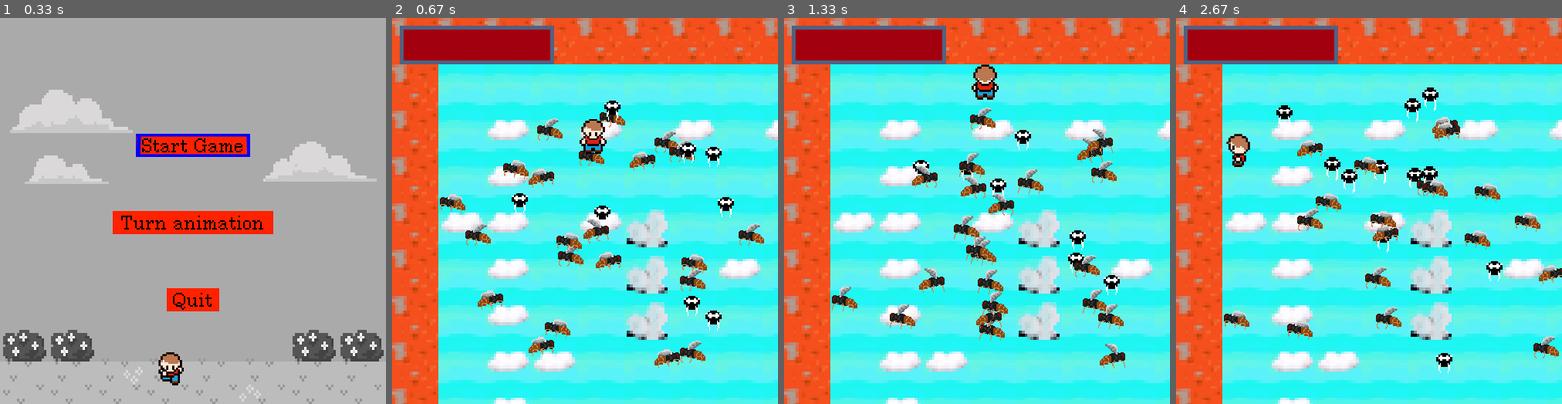
Above: before the commit, frames 1-4 (left to right).
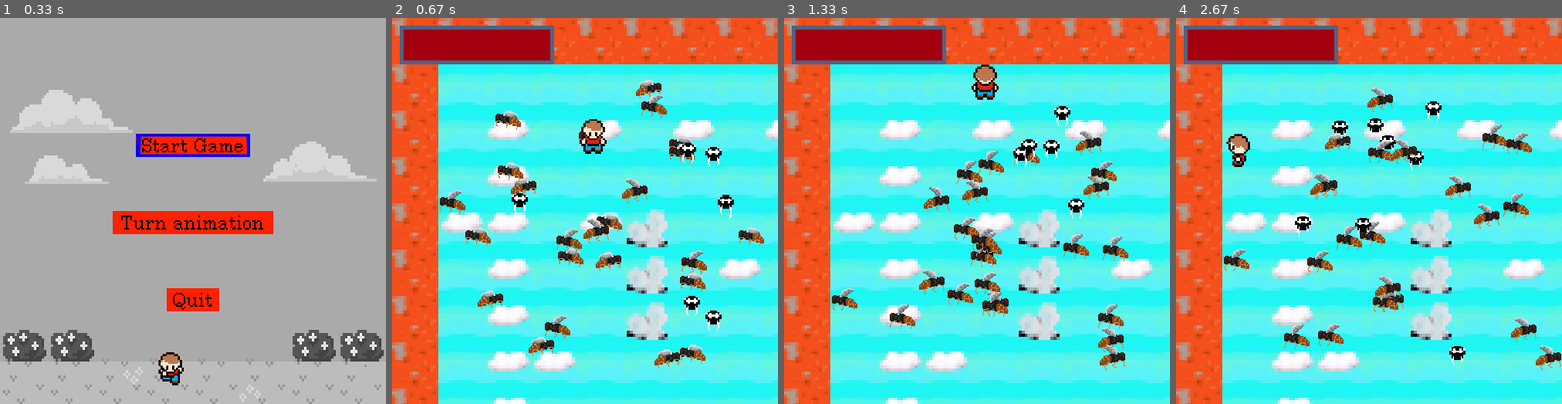
Above: after the commit, the same moments.

Repository: FearlessClock/PygameBaseCode
Game: pygame game, started from Main.py
Same seed, same stepped clock (60 frames per second), same inputs: the game is played once before the commit and once after it.
Inputs:
- Up to frame 1 (0.33 s): no input
- Up to frame 2 (0.67 s): tap Enter at 0.33 s
- Up to frame 3 (1.33 s): hold Up 0.67-1.13 s; hold Up from 1.17 s (still down)
- Up to frame 4 (2.67 s): release Up at 1.63 s; hold Left 1.67-2.2 s; hold Down 2.23-2.53 s; hold Left from 2.57 s (still down)

Frame 1 is identical in both runs. In frame 2, 3.7% of the frame differs, in the area x 12-96%, y 16-90%; in frame 3, 6.3%; in frame 4, 9.4%, in the area x 12-100%, y 18-92%.

Commit message:
Feat: The flys are now scared of the player

Diff:
--- a/MainGameScreen.py
+++ b/MainGameScreen.py
@@ -12,7 +12,7 @@
 
     def updateScreen(self, dt):
         self.player.update(dt, self.mapHolder)
-        self.mapHolder.getCurrentMap().NPCManager.update(dt, self.mapHolder.getCurrentMap())
+        self.mapHolder.getCurrentMap().NPCManager.update(dt, self.mapHolder.getCurrentMap(), self.player.sprites()[0])
         self.camera.setPosition(int(self.player.sprites()[0].pos.x),
                                 int(self.player.sprites()[0].pos.y))
 
--- a/NPC.py
+++ b/NPC.py
@@ -17,11 +17,17 @@
         self.target = None
         self.speed = Vector(0, 0)
 
-    def updateNPC(self, dt, level):
+    def updateNPC(self, dt, level, player):
         if self.target is None:
             self.target = self.getNewTarget(level)
 
         direction = self.target - self.pos
+        oppPlayer = self.pos - player.pos
+        oppPlayerMag = oppPlayer.magnitude()
+        if(oppPlayerMag < 2):
+            oppPlayer.x *= 4-oppPlayerMag
+            oppPlayer.y *= 4-oppPlayerMag
+            direction = direction + oppPlayer
         direction.x = direction.x*(dt/1000)
         direction.y = direction.y*(dt/1000)
 
--- a/NPCManager.py
+++ b/NPCManager.py
@@ -18,9 +18,9 @@
 
             self.npcHolder.add(self.npcFactory.createNPC(NPCType.FLY, x, y, "NPC", randrange(1, 2)))
 
-    def update(self, dt, level):
+    def update(self, dt, level, player):
         for npc in self.npcHolder:
-            npc.updateNPC(dt, level)
+            npc.updateNPC(dt, level, player)
 
     def getNPCs(self):
         return self.npcHolder.sprites()
--- a/Vector.py
+++ b/Vector.py
@@ -1,4 +1,6 @@
 from cmath import sqrt
+
+import math
 
 
 class Vector:
@@ -18,8 +20,11 @@
     def __sub__(self, other):
         return Vector(self.x-other.x, self.y-other.y)
 
+    def magnitude(self):
+        return math.sqrt(pow(self.x, 2) + pow(self.y, 2))
+
     def normalize(self):
-        magnitude = sqrt(pow(self.x, 2) + pow(self.y, 2))
+        magnitude = self.magnitude()
         if magnitude != 0:
             self.x = self.x/magnitude
             self.y = self.y/magnitude
